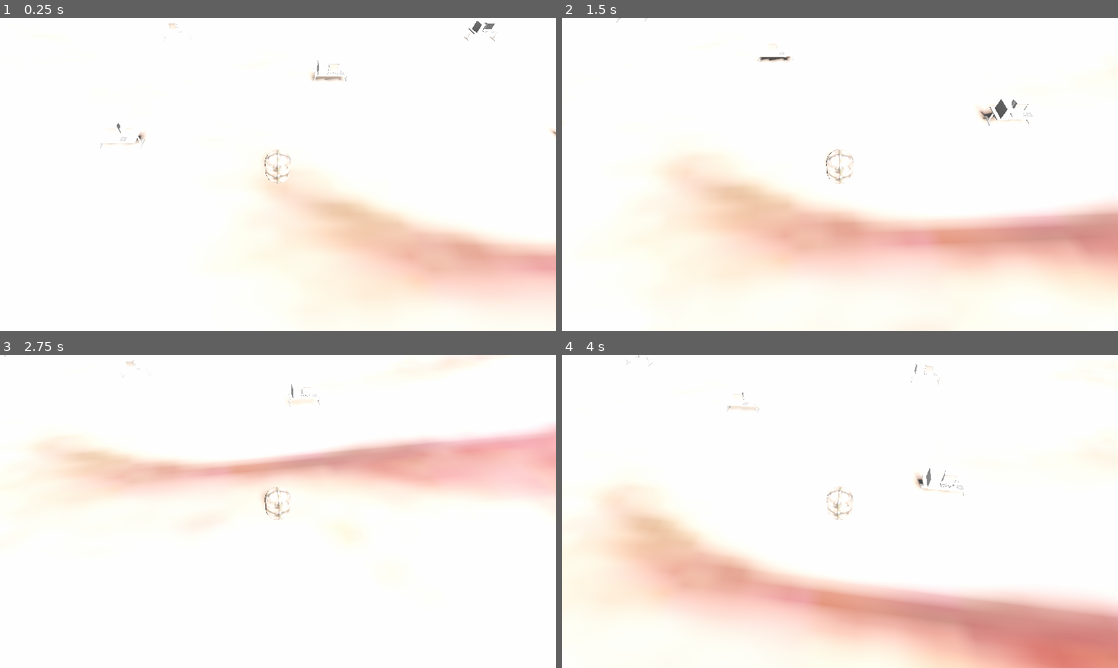
Above: before the commit, frames 1-4 (two rows, left to right).
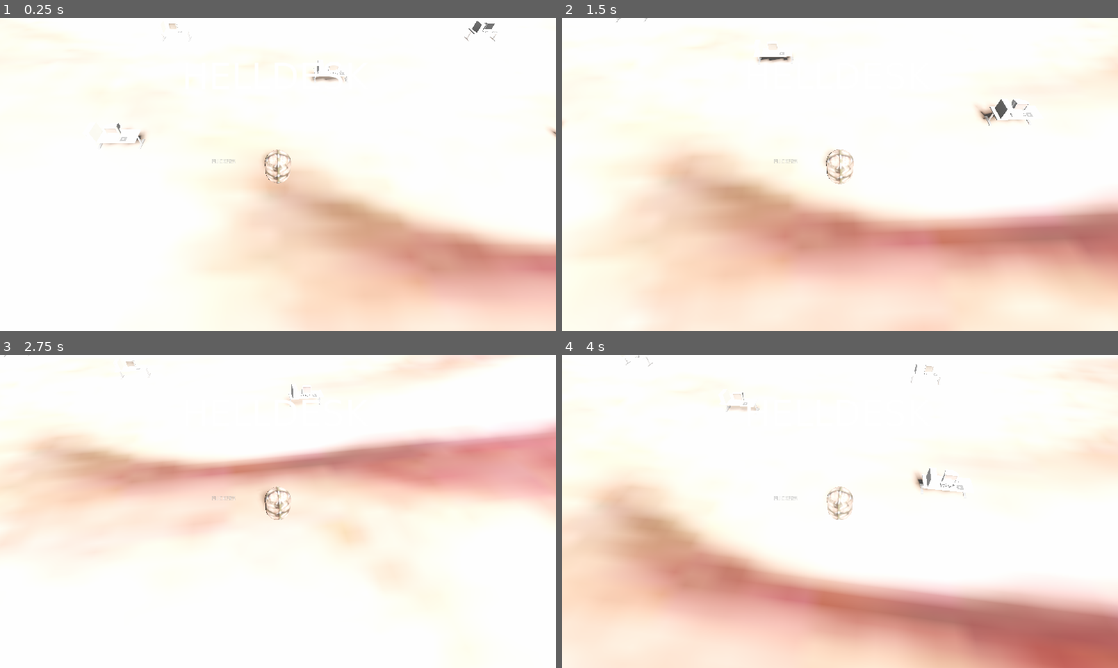
Above: after the commit, the same moments.

Repository: thinwire/Helldesk
Game: Godot game, scene res://nodes/gameworld.tscn
Same seed, same stepped clock (60 frames per second), same inputs: the game is played once before the commit and once after it.
Inputs:
- Up to frame 1 (0.25 s): no input
- Up to frame 2 (1.5 s): tap Enter at 0.5 s; hold Right (ui_right) 0.53-1.28 s; hold Down (ui_down) from 1.28 s (still down)
- Up to frame 3 (2.75 s): release Down (ui_down) at 2.03 s; hold Right (ui_right) from 2.03 s (still down)
- Up to frame 4 (4 s): release Right (ui_right) at 2.78 s; hold Up (ui_up) 2.78-3.53 s; hold Left (ui_left) from 3.53 s (still down)

The runs differ from the first frame. In frame 1, 23% of the frame differs, in the area x 37-100%, y 14-100%; in frame 2, 39%, in the area x 3-100%, y 13-100%; in frame 3, 22%; in frame 4, 35%.

Commit message:
Add placeholder for pause menu

Diff:
--- a/nodes/gameworld.tscn
+++ b/nodes/gameworld.tscn
@@ -1,10 +1,13 @@
-[gd_scene load_steps=5 format=2]
+[gd_scene load_steps=6 format=2]
 
 [ext_resource path="res://nodes/player/player.tscn" type="PackedScene" id=1]
 [ext_resource path="res://nodes/level/level_root.tscn" type="PackedScene" id=2]
+[ext_resource path="res://nodes/ui/PauseMenu.tscn" type="PackedScene" id=3]
 [ext_resource path="res://nodes/camera.gd" type="Script" id=4]
 
 [sub_resource type="Environment" id=1]
+ambient_light_energy = 0.24
+ambient_light_sky_contribution = 0.0
 tonemap_mode = 2
 tonemap_exposure = 0.92
 auto_exposure_enabled = true
@@ -27,11 +30,15 @@
 
 [node name="mainLight" type="DirectionalLight" parent="."]
 transform = Transform( 0.965926, -0.198267, 0.166366, 0, 0.642788, 0.766044, -0.258819, -0.739942, 0.620885, 0, 5, 0 )
-light_energy = 1.12
-light_indirect_energy = 0.75
+light_energy = 0.72
+light_indirect_energy = 0.35
 light_specular = 0.31
 shadow_enabled = true
 shadow_bias = 0.0
 directional_shadow_blend_splits = true
 directional_shadow_depth_range = 1
 directional_shadow_max_distance = 17.4
+
+[node name="CanvasLayer" type="CanvasLayer" parent="."]
+
+[node name="PauseMenu" parent="CanvasLayer" instance=ExtResource( 3 )]
--- /dev/null
+++ b/nodes/ui/PauseMenu.tscn
@@ -0,0 +1,26 @@
+[gd_scene load_steps=2 format=2]
+
+[ext_resource path="res://textures/helldesk.png" type="Texture" id=1]
+
+[node name="PauseMenu" type="Node2D"]
+__meta__ = {
+"_edit_group_": true
+}
+
+[node name="Camera2D" type="Camera2D" parent="."]
+anchor_mode = 0
+current = true
+
+[node name="Logo" type="Sprite" parent="."]
+position = Vector2( 638.463, 135.095 )
+texture = ExtResource( 1 )
+
+[node name="Label" type="Label" parent="."]
+margin_left = 486.713
+margin_top = 323.858
+margin_right = 541.713
+margin_bottom = 337.858
+text = "FUCKERS"
+__meta__ = {
+"_edit_use_anchors_": false
+}
Binary file added: textures/helldesk.png
Not shown, added: textures/helldesk.png.import
